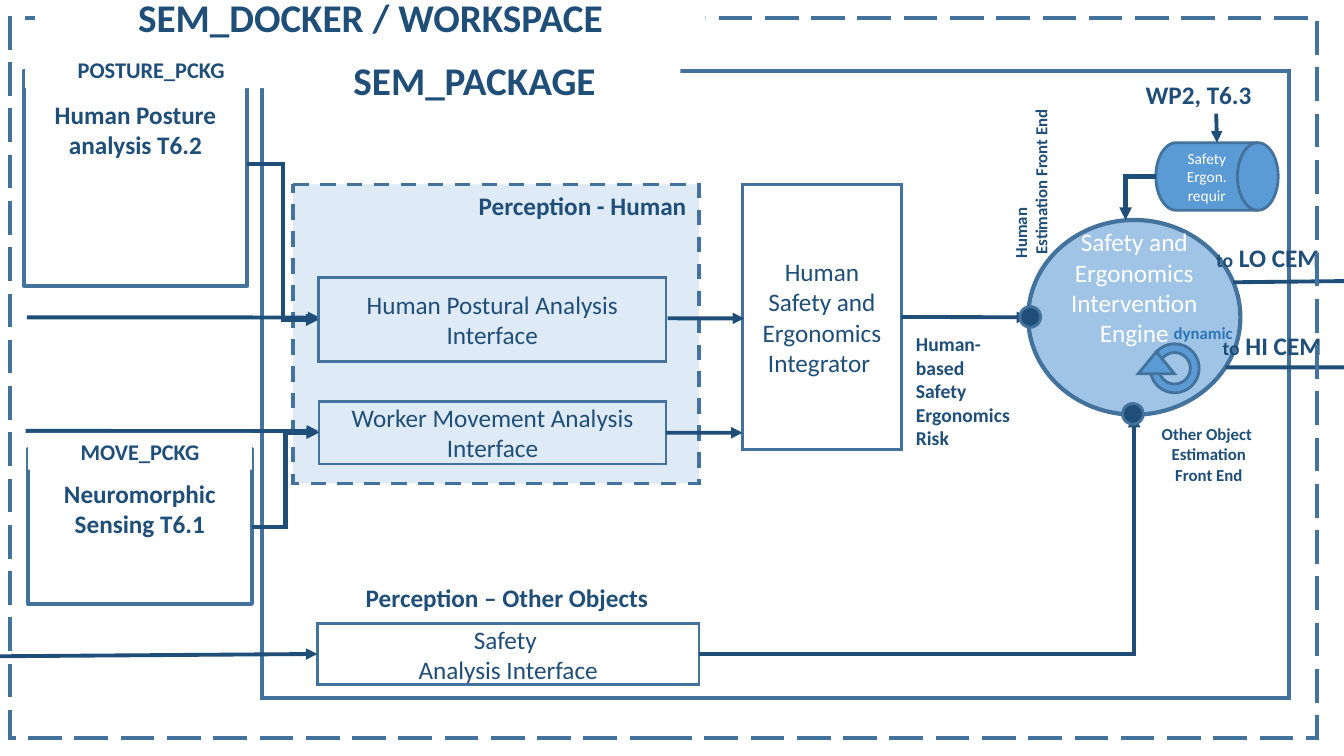
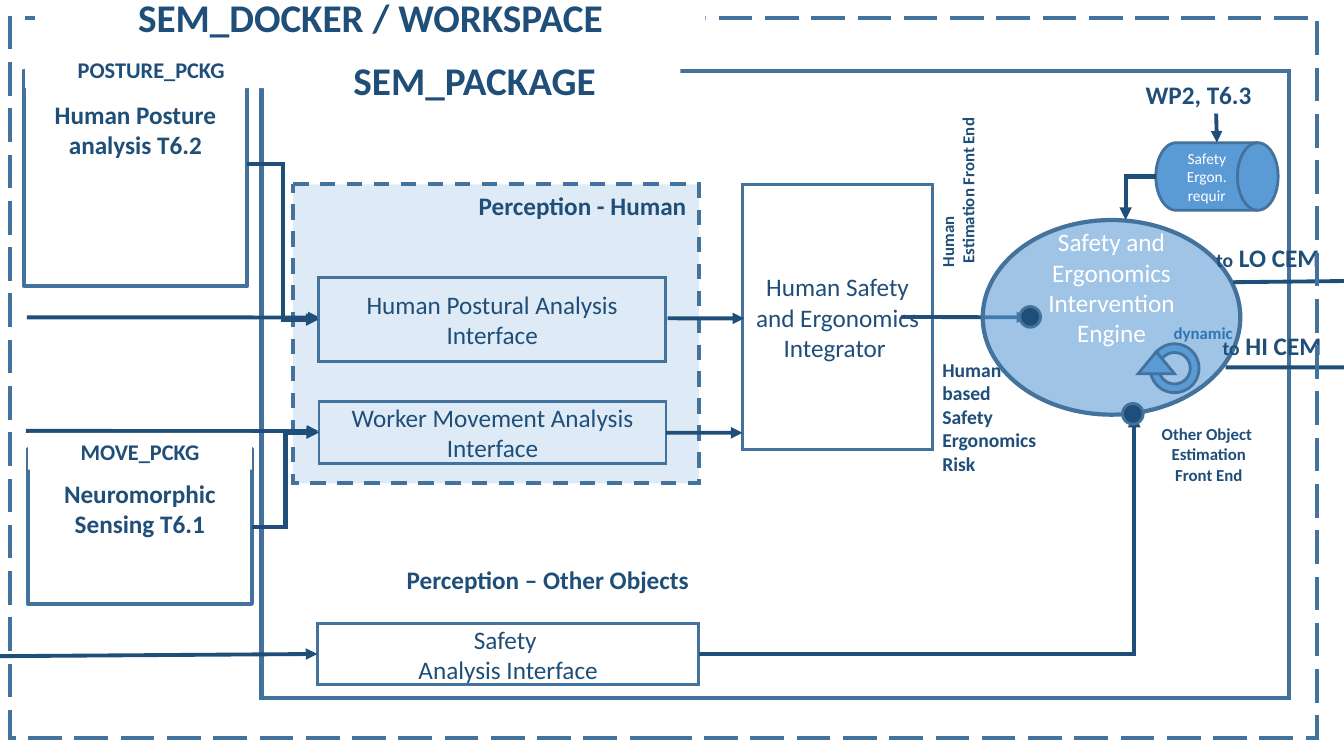
Before and after one commit to 4yony4/april_ros2, a slide deck: slide 4 of Documentation/SIM - Schema_v3.pptx. Drawn at 1344x756 pixels with LibreOffice and Linux fonts; fonts in the diff are those of the drawing. Boxes give left, top, right and bottom in pixels: in the first picture for what was removed or moved away, otherwise in the second. Text is boxed around its words. In the diff, an @@ line names an element or a change of style, - is before the commit and + after.

```diff
--- a/Documentation/SIM - Schema_v3.pptx
+++ b/Documentation/SIM - Schema_v3.pptx
@@ text "Human": place and size @@
-text "Human" at <box>1011,111,1051,257</box>
+text "Human" at <box>938,120,978,266</box>
@@ rectangle "Human Safety and Ergonomics": place and size @@
-rectangle "Human Safety and Ergonomics" at <box>743,185,901,450</box>
+rectangle "Human Safety and Ergonomics" at <box>743,185,933,450</box>
@@ ellipse "Safety and Ergonomics Intervention Engine": place and size @@
-ellipse "Safety and Ergonomics Intervention Engine" at <box>1028,220,1241,414</box>
+ellipse "Safety and Ergonomics Intervention Engine" at <box>983,220,1241,414</box>
@@ text "Human-based": place and size @@
-text "Human-based" at <box>916,338,1010,445</box>
+text "Human-based" at <box>942,361,1036,471</box>
@@ text "Perception – Other Objects": place and size @@
-text "Perception – Other Objects" at <box>366,589,648,612</box>
+text "Perception – Other Objects" at <box>407,571,689,594</box>
```
Also in this commit, not shown: 3 other slides changed, 6 other files.
